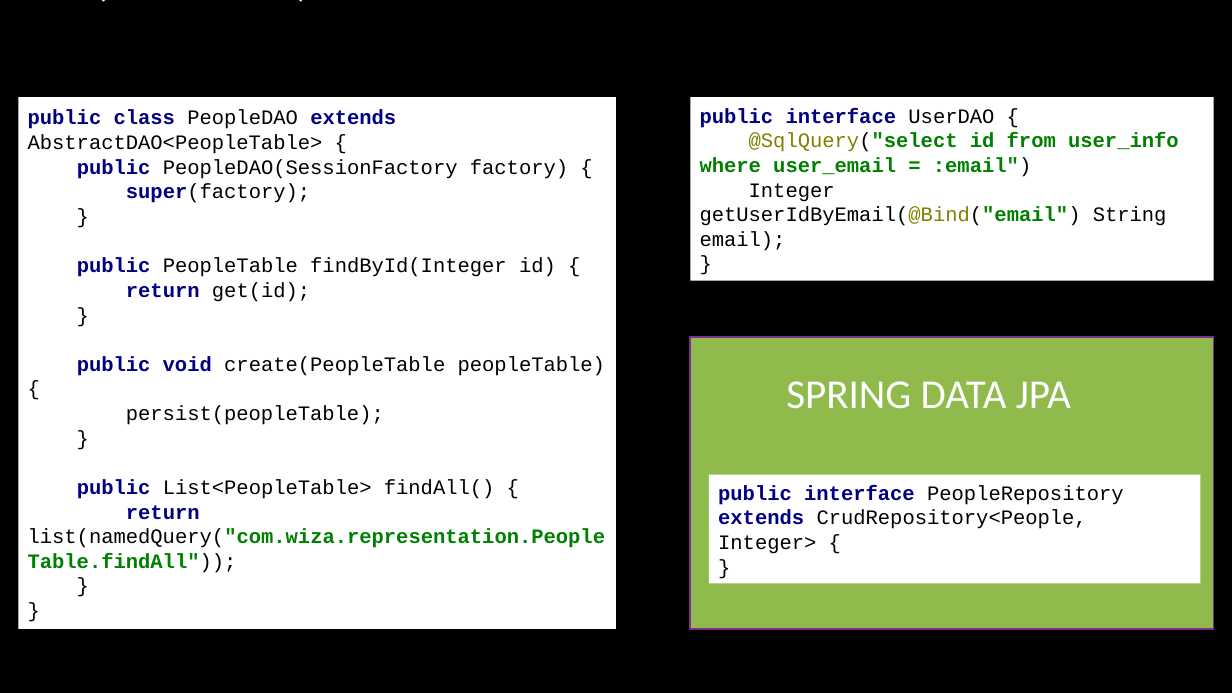
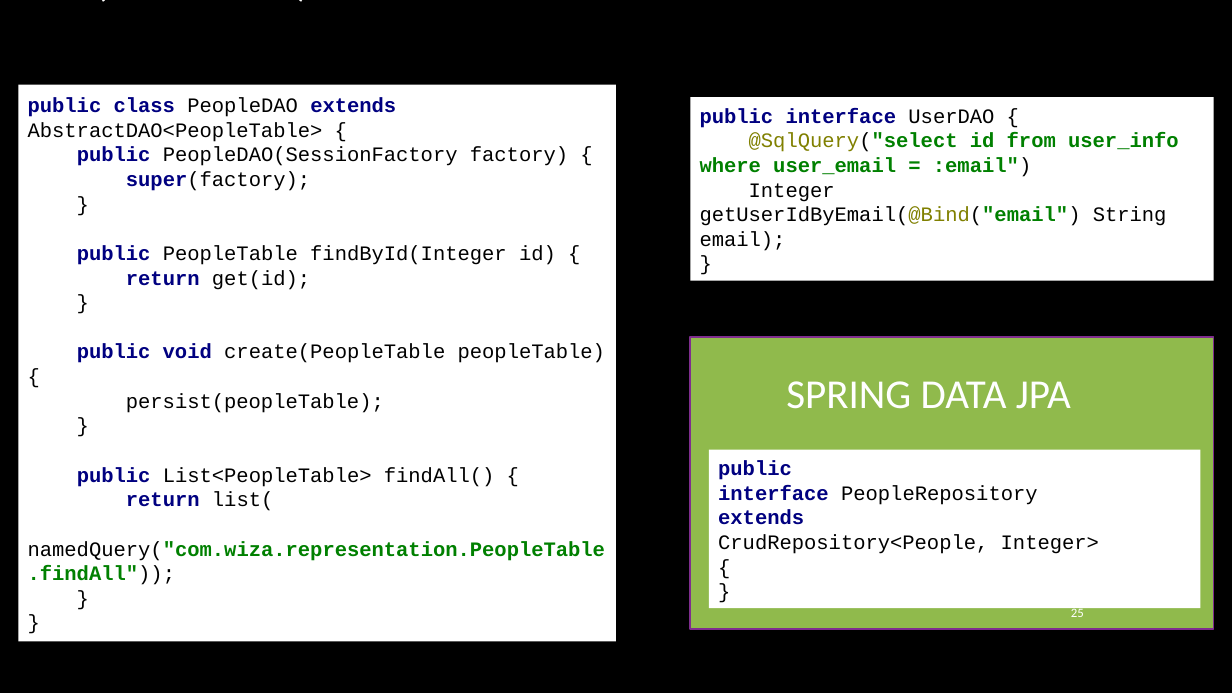
Before and after one commit to arenat/wiza_1, a slide deck: slide 25 of wiza.pptx (slide 23 before the commit). Drawn at 1232x693 pixels with LibreOffice and Linux fonts; fonts in the diff are those of the drawing; background and template pictures are left out. Boxes give left, top, right and bottom in pixels: in the first picture for what was removed or moved away, otherwise in the second. Text is boxed around its words. In the diff, an @@ line names an element or a change of style, - is before the commit and + after.

```diff
--- a/wiza.pptx
+++ b/wiza.pptx
@@ rectangle "public class PeopleDAO extends AbstractDAO<PeopleTable> ...": place and size @@
-rectangle "public class PeopleDAO extends AbstractDAO<PeopleTable> ..." at (18, 97, 616, 629)
+rectangle "public class PeopleDAO extends AbstractDAO<PeopleTable> ..." at (18, 85, 616, 641)
@@ text in rectangle at (28, 98, 605, 585): text changed @@
-public class PeopleDAO extends AbstractDAO<PeopleTable> {
-public PeopleDAO(SessionFactory factory) {
-super(factory);
-}
-public PeopleTable findById(Integer id) {
-return get(id);
-}
-public void create(PeopleTable peopleTable) {
-persist(peopleTable);
-}
-public List<PeopleTable> findAll() {
-return list(namedQuery("com.wiza.representation.PeopleTable.findAll"));
-}
-}
+public class PeopleDAO extends AbstractDAO<PeopleTable> {
+public PeopleDAO(SessionFactory factory) {
+super(factory);
+}
+public PeopleTable findById(Integer id) {
+return get(id);
+}
+public void create(PeopleTable peopleTable) {
+persist(peopleTable);
+}
+public List<PeopleTable> findAll() {
+return list(
+namedQuery("com.wiza.representation.PeopleTable.findAll"));
+}
+}
@@ rectangle "public": place and size @@
-rectangle "public" at (709, 475, 1201, 584)
+rectangle "public" at (709, 450, 1201, 609)
@@ text in rectangle at (718, 460, 1099, 554): text changed @@
-public interface PeopleRepository extends CrudRepository<People, Integer> {
-}
+public
+interface PeopleRepository
+extends
+CrudRepository<People, Integer>
+{
+}
@@ page number added at (1071, 606, 1084, 617), 10 pt, text #FFFFFF @@
+25
```
Also in this commit, not shown: 55 other slides changed, 3 slides added, 1 other file.
